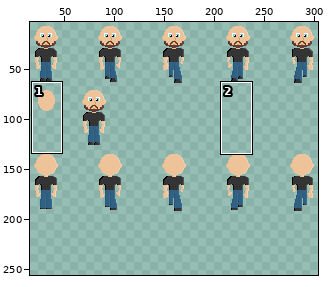
A sprite sheet gets an edit: assets/images/characters/people/hero_francois.png. Above, an overview of the earlier version with the close-up marked.
Close-up. Before the edit:
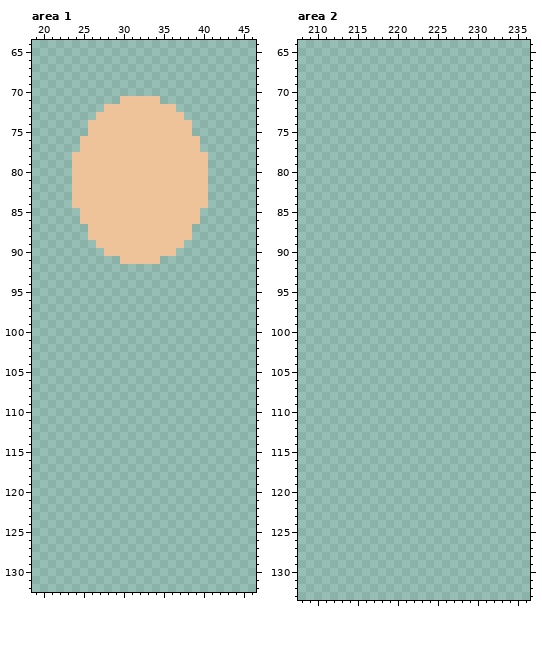
The file is 320x256 pixels. Shown: area 1: x 19..46, y 64..132; area 2: x 208..236, y 64..133. The wide view leaves out empty margins. The commit also changed other parts of the picture, which this record leaves out.
After the commit:
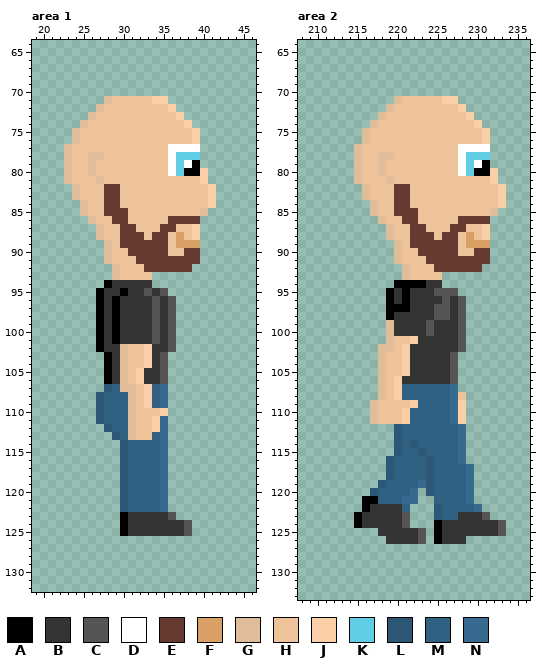
Palette (. is transparent): A #000000  B #343434  C #555555  D #ffffff  E #663931  F #d9a066  G #e0bc99  H #eec39a  J #facfa7  K #5fcde4  L #2c5776  M #306082  N #376a8e
Changes in this commit:
Changed rows in their new state; - is an unchanged pixel.
Area 1:
first column x 23:
 71 -----GH----JJ------
 72 ----G--------J-----
 73 ---G----------J----
 74 --G------------J---
 75 -GH-------------J--
 76 -G--------------J--
 77 GH-----------DDDD--
 78 G--GG--------DKKK.-
 79 G--G---------DKDA.-
 80 G--G---------DKAAJ-
 81 G---G------------J-
 82 -G---EE-----------J
 83 -G---EE-----------J
 84 -.G--EE-----------J
 85 --G--EEE---------G-
 86 --.G--EE-----EEEE--
 87 ---.G--EE---EE--J--
 88 ---.G--EEE-EE-F-J--
 89 ----.G-EEEEEE-FFF--
 90 -----G--EEEEE-HEE--
 91 -----GH--EEEEEEEE--
 92 ------GHHHEEEEEE---
 93 ------GHHHH--------
 94 -----ABBBBB--------
 95 ----ABBABBCBC------
 96 ----ABABBBBCBC-----
 97 ----ABABBBBCBC-----
 98 ----ABABBBBCBC-----
 99 ----ABABBBBCBC-----
100 ----ABABBBBCBC-----
101 ----ABABBBBCBC-----
102 ----ABBGHHJBBC-----
103 -----ABGHHJBC------
104 -----ABGHHJBC------
105 -----ABGHJBBC------
106 -----ABGHJBBC------
107 -----LMGGHJMN------
108 ----LMMMGHJMN------
109 ----LMMMGHJMN------
110 ----LMMMGHHHJ------
111 ----LMMMGHHJN------
112 -----LMMGHHJN------
113 ------LMGHHMN------
114 -------LMMMMN------
115 -------LMMMMN------
116 -------LMMMMN------
117 -------LMMMMN------
118 -------LMMMMN------
119 -------LMMMMN------
120 -------LMMMMN------
121 -------LMMMMN------
122 -------LMMMMN------
123 -------ABBBBBC-----
124 -------ABBBBBBBC---
125 -------ABBBBBBBC---
Area 2:
first column x 215:
 71 -----GHHHHHJJ------
 72 ----GHHHHHHHHJ-----
 73 ---GHHHHHHHHHHJ----
 74 --GHHHHHHHHHHHHJ---
 75 -GHHHHHHHHHHHHHHJ--
 76 -GHHHHHHHHHHHHHHJ--
 77 GHHHHHHHHHHHHDDDD--
 78 GHHGGHHHHHHHHDKKK--
 79 GHHGHHHHHHHHHDKDA--
 80 GHHGHHHHHHHHHDKAAJ-
 81 GHHHGHHHHHHHHHHHHJ-
 82 -GHHHEEHHHHHHHHHHHJ
 83 -GHHHEEHHHHHHHHHHHJ
 84 --GHHEEHHHHHHHHHHHJ
 85 --GHHEEEHHHHHHHHHG-
 86 ---GHHEEHHHHHEEEE--
 87 ----GHHEEHHHEEHHJ--
 88 ----GHHEEEHEEHFHJ--
 89 -----GHEEEEEEHFFF--
 90 -----GHHEEEEEHHEE--
 91 -----GHHHEEEEEEEE--
 92 ------GHHHEEEEEE---
 93 ------GHHHH--------
 94 -----AAAABB--------
 95 ----ABABBBCCC------
 96 ----ABABBBBCBC-----
 97 ----AAABBBCCBC-----
 98 ----ABBBBBCCBC-----
 99 ----GBBBBCBBBC-----
100 ----GBBBBCBBBC-----
101 ----GHHJBBBBBC-----
102 ---GGHJBBBBBBC-----
103 ---GHHJBBBBBC------
104 ---GHHJBBBBBC------
105 ---GHHJBBBBBC------
106 ---GHJBBBBBBC------
107 ---GHJMMMMMMN------
108 ---GHJMMMMMMNH-----
109 --GHHHHJMMMMNJ-----
110 --GHHHJMMMMMNJ-----
111 --GHHHJMMMMMNJ-----
112 -----LMMMMMMMN-----
113 -----LMMMMMMMN-----
114 -----LMLMMMMMN-----
115 -----LMMLMMMMN-----
116 ----LMMMMLMMMN-----
117 ----LMMMMLMMMMN----
118 ----LMMMMLMMMMN----
119 ---LMMMMNLMMMMN----
120 --LMMMMN-LMMMMN----
121 -AAMMMNN--MMMMN----
122 -ABBBBM---LMMMMN---
123 ABBBBBC---LMMBBBC--
124 ABBBBBC---ABBBBBBBC
125 ---BBBBBC-ABBBBBBBC
126 ----BBBBC-ABBB-----
